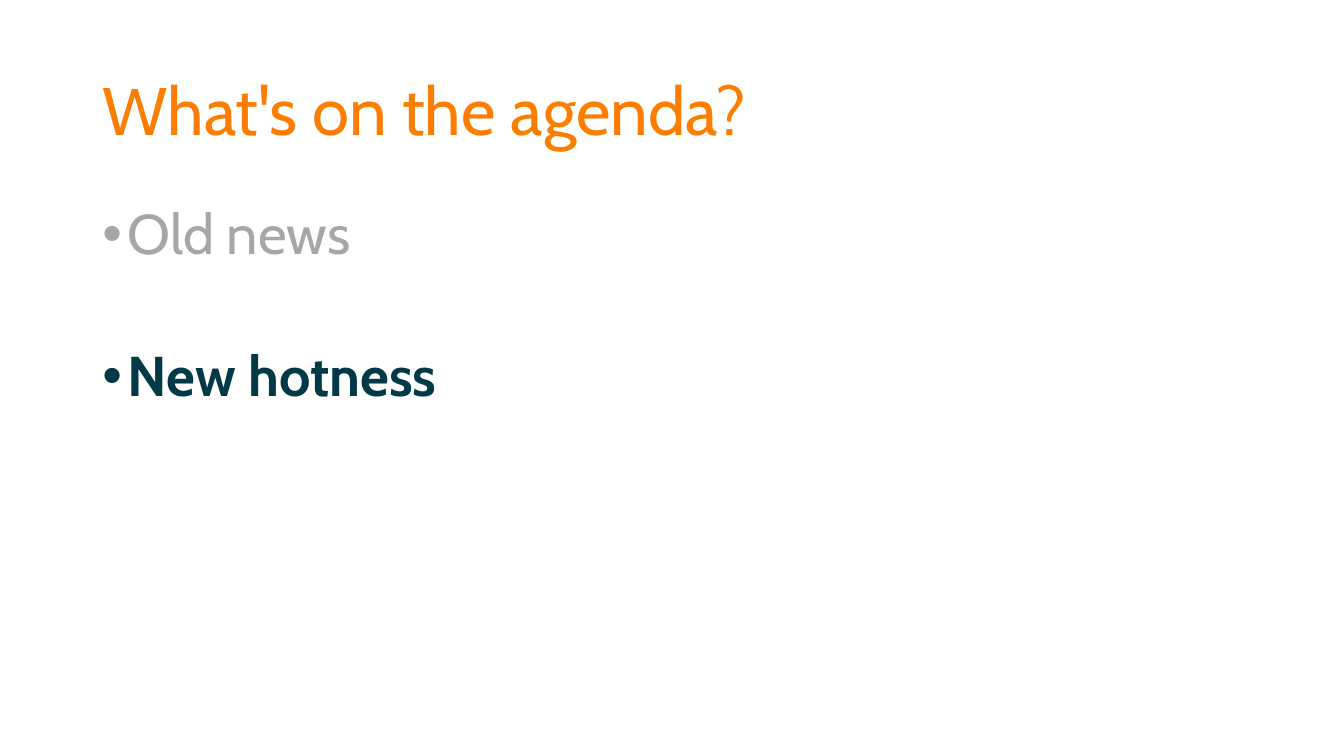
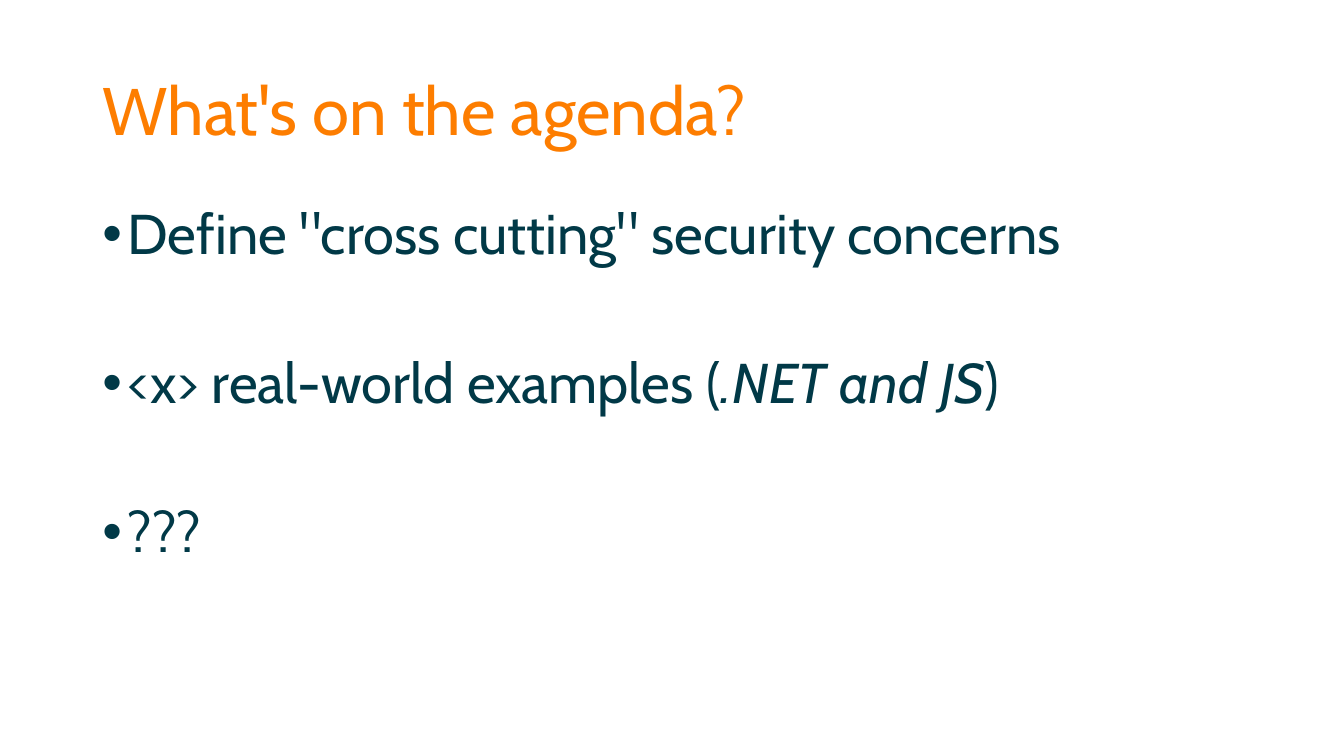
Before and after one commit to spetryjohnson/Talk---Dont-Write-Secure-Code-Design-Secure-Systems, a slide deck: slide 5 of Secure Systems - CodeMash 2017.pptx (slide 4 before the commit). Drawn at 1344x756 pixels with LibreOffice and Linux fonts; fonts in the diff are those of the drawing. Boxes give left, top, right and bottom in pixels: in the first picture for what was removed or moved away, otherwise in the second. Text is boxed around its words. In the diff, an @@ line names an element or a change of style, - is before the commit and + after.

```diff
--- a/Secure Systems - CodeMash 2017.pptx
+++ b/Secure Systems - CodeMash 2017.pptx
@@ text at box(128, 212, 1061, 416): text changed; bold off @@
-• Old news
-• New hotness
+• Define "cross cutting" security concerns
+• <x> real-world examples (.NET and JS)
+• ???
```
Also in this commit, not shown: 1 other slide changed, 8 slides added, 1 slide removed, 2 other files.
